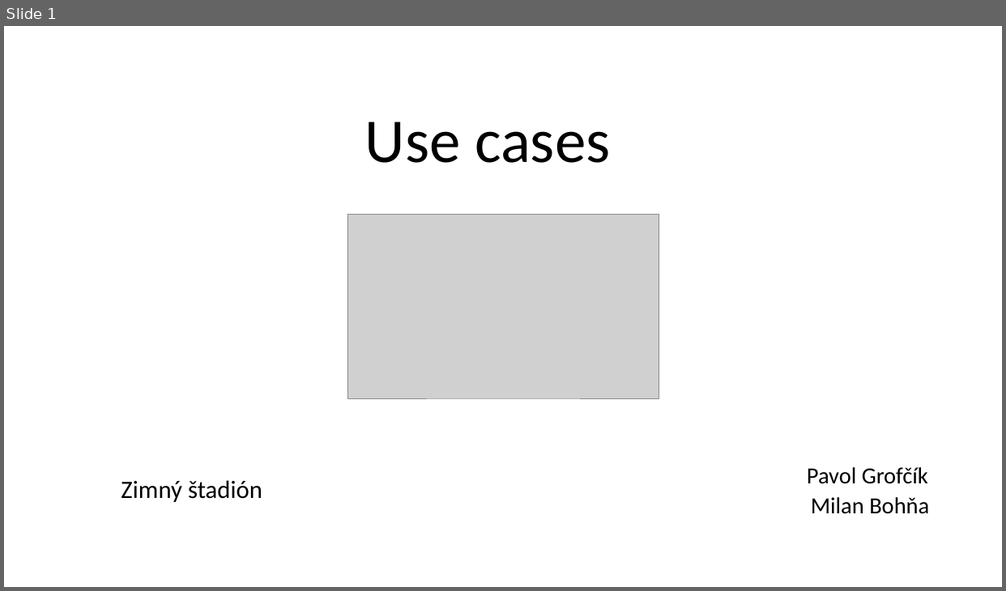
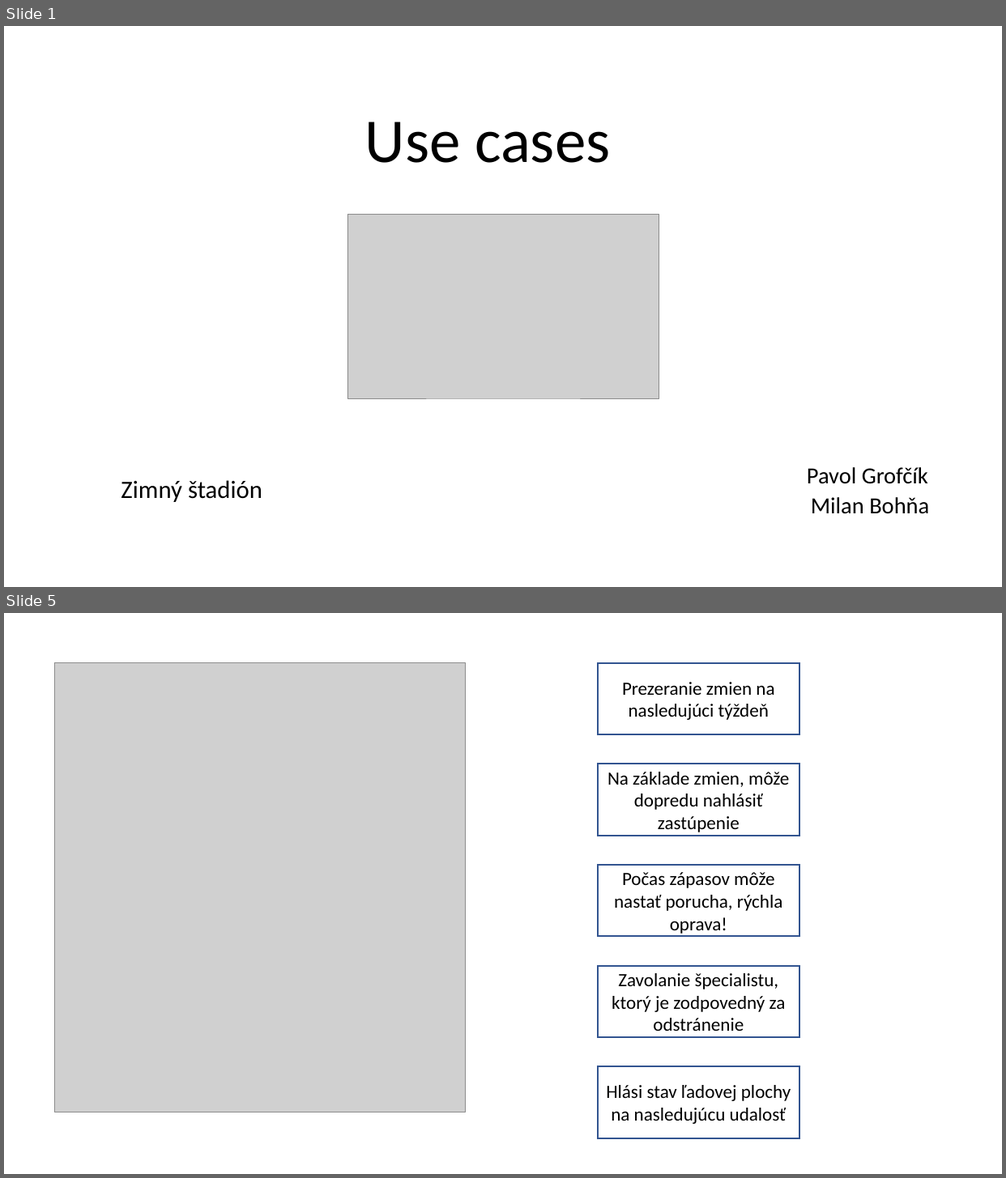
Before and after one commit to PavolGrofcik/PSI, a slide deck: Exercises/PPT 5.pptx. Shown one above the other, each under a label of ours: slide 1 before the commit, slides 1 and 5 after it; the slides between them are not shown. The pictures are 1006x591 and 1006x1178 pixels, drawn with LibreOffice and Linux fonts; fonts in the diff are those of the drawing; grey boxes stand for pictures. Boxes give left, top, right and bottom in pixels: in the first picture for what was removed or moved away, otherwise in the second. Text is boxed around its words. In the diff, an @@ line names an element or a change of style, - is before the commit and + after.

```diff
--- a/Exercises/PPT 5.pptx
+++ b/Exercises/PPT 5.pptx
@@ slide 5 added at (4, 613, 1002, 1174), background #FFFFFF @@
@@ picture added at (54, 663, 465, 1113) @@
@@ rectangle added at (599, 663, 799, 735), outline #325491 1.5 pt, 18 pt, text #000000 @@
+Prezeranie zmien na nasledujúci týždeň
@@ rectangle added at (599, 764, 799, 836), outline #325491 1.5 pt, 18 pt, text #000000 @@
+Na základe zmien, môže dopredu nahlásiť zastúpenie
@@ rectangle added at (599, 865, 799, 937), outline #325491 1.5 pt, 18 pt, text #000000 @@
+Počas zápasov môže nastať porucha, rýchla oprava!
@@ rectangle added at (599, 966, 799, 1038), outline #325491 1.5 pt, 18 pt, text #000000 @@
+Zavolanie špecialistu, ktorý je zodpovedný za odstránenie
@@ rectangle added at (599, 1067, 799, 1139), outline #325491 1.5 pt, 18 pt, text #000000 @@
+Hlási stav ľadovej plochy na nasledujúcu udalosť
```
Also in this commit, not shown: 3 other slides added, 2 slides removed, 2 other files.
